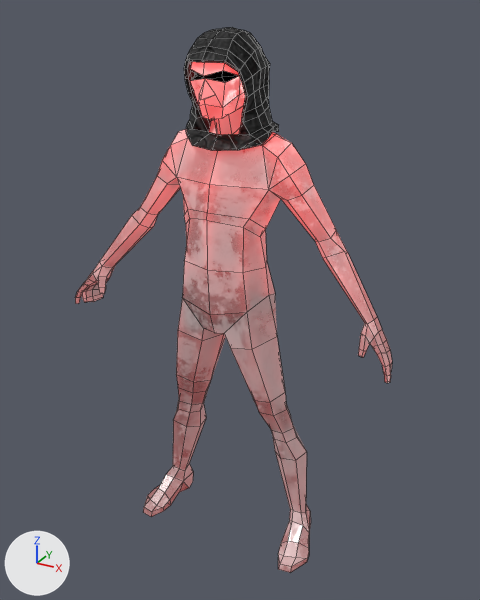
What one commit did to the FBX model Odyssey/Assets/Models/Enemy3/M_Sorcerer_Model_Top.fbx.
One viewpoint serves both versions: a 50 mm camera at (0.1086, -0.1876, 0.195) aimed at (0.0029, 0.0046, 0.0989). The lights are fixed; the arrows at lower left show +X, +Y and +Z. Mesh edges are drawn as thin lines. Where no turn or scale is listed for an object, it has been applied to the vertices.

The first picture shows 'M_Sorcerer', 'M_SorcererCloth_Top'.
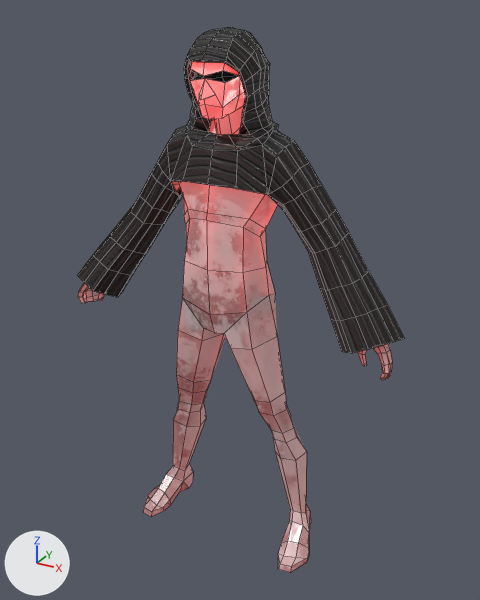
Where the change shows, as pixel boxes (x1, y1, x2, y2) in the pictures (480 x 600 px; the box of a moved part takes in the faces that stretch with it):
'M_Sorcerer', reshaped: before (75, 62, 392, 572); after (78, 62, 392, 572)
'M_Sorcerer_Hood', added: after (77, 27, 405, 353)
'M_SorcererCloth_Top', deleted: before (184, 27, 279, 151)
part 1 of me_mesh, moved or reshaped: before (358, 334, 391, 383); after (358, 350, 389, 380)
part 2 of me_mesh, moved or reshaped: before (75, 266, 115, 304); after (78, 291, 105, 304)

What the commit changed:
Picture 'M_Sorcerer_Cloth_T_Sorcerer_Cape_Black_BaseColor.png' (img_m_sorcerer_cloth_t_sorcerer_cape_black_basecolor_png) is new.
Picture 'M_Sorcerer_Cloth_T_Sorcerer_Cape_Black_Normal.png' (img_m_sorcerer_cloth_t_sorcerer_cape_black_normal_png) is new.
Picture 'M_Sorcerer_Cloth_T_Sorcerer_Cape_Black_Roughness.png' (img_m_sorcerer_cloth_t_sorcerer_cape_black_roughness_png) is new.
Material 'T_Sorcerer_Cape_Black' (mat_t_sorcerer_cape_black) is new.
Uses the picture img_m_sorcerer_cloth_t_sorcerer_cape_black_basecolor_png.
Uses the picture img_m_sorcerer_cloth_t_sorcerer_cape_black_normal_png.
Uses the picture img_m_sorcerer_cloth_t_sorcerer_cape_black_roughness_png.
me_mesh is used by ob_m_sorcerer; location (0.0, 0.0, 0.0).
me_mesh had 504 vertices, 516 faces and spanned x -0.063..0.063, y -0.014..0.016, z 0.0..0.189.
me_mesh now has 502 vertices, 516 faces and spans x -0.062..0.062, y -0.014..0.016, z 0.0..0.189.
Part 1, on me_mesh:
3 vertices are removed from x 0.062..0.063, y -0.009..-0.008, z 0.089..0.091.
6 faces are deleted.
5 vertices in x 0.051..0.054, y -0.007..-0.004, z 0.095..0.096 move by (0.0, 0.0, -0.001).
11 vertices move from x 0.051..0.063, y -0.01..-0.001, z 0.089..0.099 to x 0.053..0.062, y -0.009..-0.001, z 0.089..0.099.
2 vertices are added at (0.06, -0.007, 0.089), (0.062, -0.007, 0.091).
6 new faces join them, mat_t_sorcerer_red (its picture is missing).
Part 2, on me_mesh:
3 vertices are removed from x -0.063..-0.062, y -0.009..-0.008, z 0.089..0.091.
6 faces are deleted.
5 vertices in x -0.054..-0.051, y -0.007..-0.004, z 0.095..0.096 move by (0.0, 0.0, -0.001).
11 vertices move from x -0.063..-0.051, y -0.01..-0.001, z 0.089..0.099 to x -0.062..-0.053, y -0.009..-0.001, z 0.089..0.099.
2 vertices are added at (-0.06, -0.007, 0.089), (-0.062, -0.007, 0.091).
6 new faces join them, mat_t_sorcerer_red (its picture is missing).
Mesh me_mesh_001_1 is new.
It has 413 vertices, 408 faces and spans x -0.0645..0.0645, y -0.0133..0.0163, z 0.0934..0.1895.
It uses material mat_t_sorcerer_cape_black.
Object 'M_SorcererCloth_Top' (ob_m_sorcerercloth_top) is deleted.
Object 'M_Sorcerer_Hood' (ob_m_sorcerer_hood) is new; it shows me_mesh_001_1.
Its location is (0.0, 0.0, 0.0).
